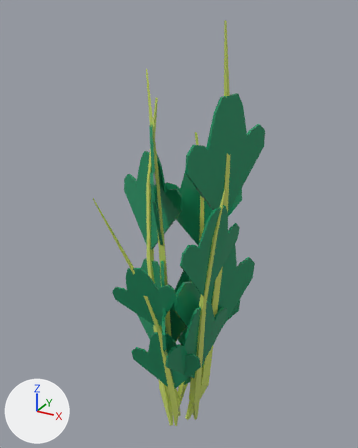
An edit to the FBX model Assets/Art/Models/Vegetables/Carrot/Planted/Carrot_6.fbx, drawn before and after from the same camera.
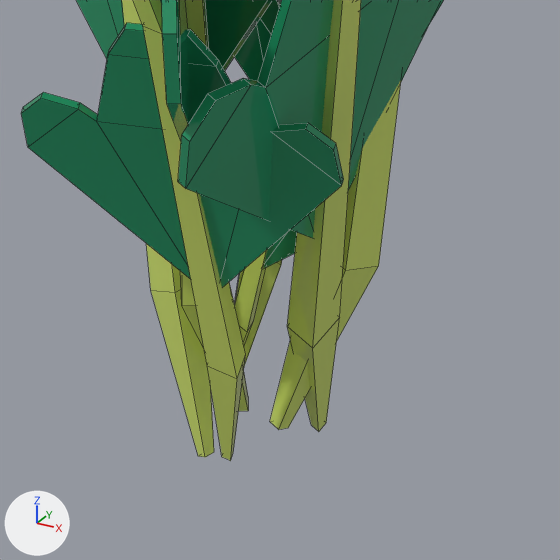
Old and new are each drawn whole from a 50 mm camera at (0.2083, -0.3769, 0.4233) aimed at (-0.0066, 0.0139, 0.2279) and again close up on the part from 36% to 69% of the width and 73% to 100% of the height. Arrows for +X, +Y and +Z are at lower left; the lights stay in place. The close-ups show mesh edges as thin lines. Where no turn or scale is listed for an object, it has been applied to the vertices.

In view in the first close-up: '6_Carrot'.
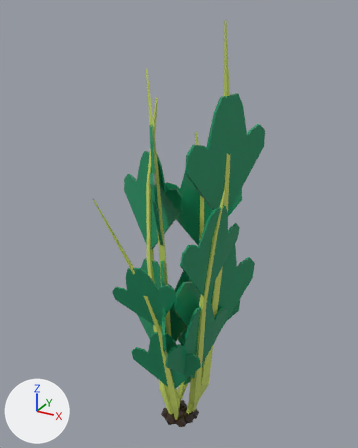
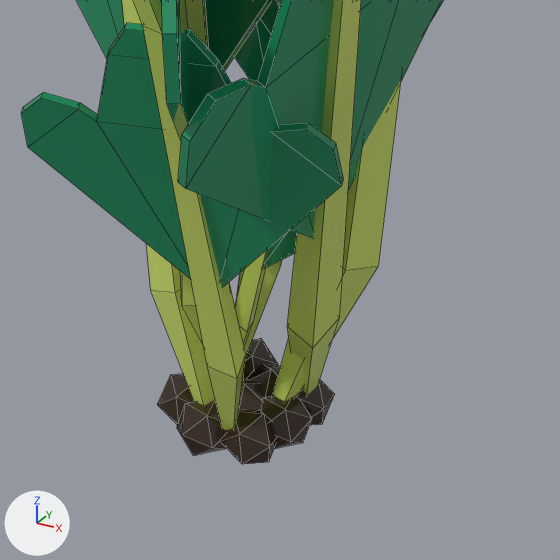
The newer file is also rescaled (x2.0) as a whole; pictures and numbers use the older file's frame.

Patch to the scene script:
```diff
--- a/Assets/Art/Models/Vegetables/Carrot/Planted/Carrot_6.fbx.py
+++ b/Assets/Art/Models/Vegetables/Carrot/Planted/Carrot_6.fbx.py
@@ me_plane_035 @@
 # verts and faces of me_plane_035; kept vertices keep their numbers, new ones are numbered from 588
-me_plane_035.from_pydata(...)  # 588 vertices, 539 faces; spans x -0.079..0.057, y -0.081..0.076, z -0.013..0.413
+me_plane_035.from_pydata(...)  # 696 vertices, 719 faces; spans x -0.079..0.057, y -0.081..0.076, z -0.008..0.413
+# me_plane_035 part 1: a new loose piece, an icosphere of 20 faces spanning x 0.001..0.014, y -0.014..0.0, z -0.008..0.005, in mat_base_color (picture img_paleta_png)
+# me_plane_035 part 2: a new loose piece, an icosphere of 20 faces spanning x -0.018..-0.005, y -0.011..0.003, z -0.008..0.005, in mat_base_color (picture img_paleta_png)
+# me_plane_035 part 3: a new loose piece, an icosphere of 20 faces spanning x -0.01..0.003, y 0.006..0.02, z -0.008..0.005, in mat_base_color (picture img_paleta_png)
+# me_plane_035 part 4: a new loose piece, an icosphere of 20 faces spanning x 0.007..0.02, y 0.003..0.017, z -0.008..0.005, in mat_base_color (picture img_paleta_png)
+# me_plane_035 part 5: a new loose piece, an icosphere of 20 faces spanning x -0.002..0.012, y 0.002..0.015, z -0.008..0.005, in mat_base_color (picture img_paleta_png)
+# me_plane_035 part 6: a new loose piece, an icosphere of 20 faces spanning x 0.005..0.019, y -0.006..0.008, z -0.008..0.005, in mat_base_color (picture img_paleta_png)
+# me_plane_035 part 7: a new loose piece, an icosphere of 20 faces spanning x -0.005..0.008, y -0.006..0.007, z -0.008..0.005, in mat_base_color (picture img_paleta_png)
+# me_plane_035 part 8: a new loose piece, an icosphere of 20 faces spanning x -0.011..0.003, y -0.016..-0.003, z -0.008..0.005, in mat_base_color (picture img_paleta_png)
+# me_plane_035 part 9
+verts[5] = (0.009, 0.001, -0.006)  # moved
+verts[7] = (0.007, 0.002, -0.006)  # moved
+verts[9] = (0.01, 0.004, -0.006)  # moved
+verts[11] = (0.007, 0.005, -0.006)  # moved
+verts[89] = (-0.008, 0.007, -0.006)  # moved
+verts[91] = (-0.009, 0.009, -0.006)  # moved
+verts[93] = (-0.006, 0.008, -0.006)  # moved
+verts[95] = (-0.007, 0.01, -0.006)  # moved
+verts[168] = (0.001, -0.008, -0.006)  # moved
+verts[170] = (0.001, -0.007, -0.006)  # moved
+verts[172] = (0.003, -0.008, -0.006)  # moved
+verts[174] = (0.003, -0.006, -0.006)  # moved
+verts[252] = (-0.002, -0.006, -0.006)  # moved
+verts[254] = (-0.002, -0.008, -0.006)  # moved
+verts[256] = (-0.004, -0.006, -0.006)  # moved
+verts[258] = (-0.004, -0.008, -0.006)  # moved
+verts[336] = (-0.007, 0.005, -0.006)  # moved
+verts[338] = (-0.007, 0.006, -0.006)  # moved
+verts[342] = (-0.006, 0.006, -0.006)  # moved
+verts[340] = (-0.006, 0.005, -0.006)  # moved
+verts[420] = (-0.003, 0.005, -0.006)  # moved
+verts[422] = (-0.001, 0.006, -0.006)  # moved
+verts[504] = (0.012, 0.013, -0.006)  # moved
+verts[506] = (0.014, 0.012, -0.006)  # moved
+verts[508] = (0.011, 0.011, -0.006)  # moved
+verts[510] = (0.013, 0.01, -0.006)  # moved
 me_plane_035.materials.append(mat_base_color)
```

Changed parts and their boxes (x1, y1, x2, y2) in the close-ups (560 x 560 px; the box of a moved part takes in the faces that stretch with it):
'6_Carrot', reshaped: before (21, 0, 444, 461); after (21, 0, 444, 464)
part 1 of me_plane_035, added (black): after (221, 410, 277, 464)
part 2 of me_plane_035, added (brown): after (157, 374, 194, 425)
part 3 of me_plane_035, added (black): after (243, 338, 278, 379)
part 4 of me_plane_035, added (black): after (295, 380, 335, 425)
part 5 of me_plane_035, added: after (247, 364, 281, 397)
part 6 of me_plane_035, added: after (261, 395, 312, 449)
part 7 of me_plane_035, added (black): after (239, 379, 265, 410)
part 8 of me_plane_035, added (brown): after (177, 400, 226, 456)
part 9 of me_plane_035, moved or reshaped: before (151, 262, 378, 461); after (151, 262, 378, 430)
